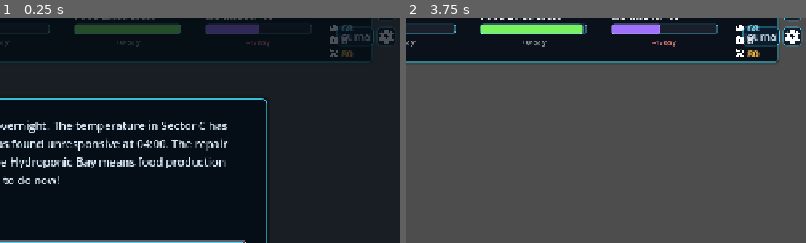
Above: before the commit, frames 1-2 (left to right).
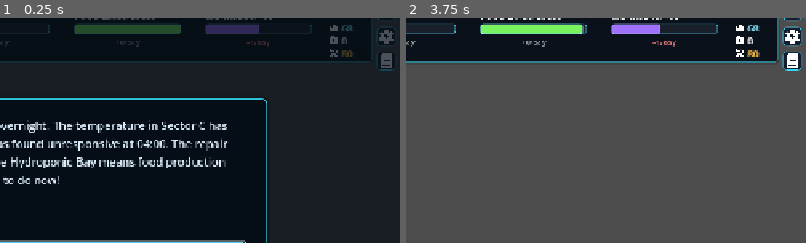
Above: after the commit, the same moments.

Repository: MLinh2407/godot-survival-city-builder-game
Game: Godot game, scene res://scenes/main/Main.tscn
The game is run twice, just before and just after one commit, with the same random seed, the same clock (stepped at 60 frames per second) and the same inputs.
Inputs (mouse positions are % of the whole screen's width and height, from its top left; square brackets give the same spot before the commit, where the layout moved):
- Up to frame 1 (0.25 s): no input
- Up to frame 2 (3.75 s): click "1x" at 0.5 s; click (98, 9) at 1.25 s; click (98, 14) [94, 9] at 2 s; click (98, 3) at 2.75 s; click "Pull workers from the Hydropo…" at 3.5 s
The pictures show only the part of the screen within x 50-100%, y 5-55%; the shares and areas given below are measured in that part.

The runs differ from the first frame. In frame 1, 0.4% of the frame differs, in the area x 84-99%, y 5-24%; in frame 2, 0.8%, in the area x 84-99%, y 3-24%.

Commit message:
add sfx for the journal

Diff:
--- a/scenes/UI/ColonyJournal.tscn
+++ b/scenes/UI/ColonyJournal.tscn
@@ -58,7 +58,7 @@
 shader_parameter/vignette = 0.36
 shader_parameter/grain = 0.045
 shader_parameter/edge_round = 1.8
-shader_parameter/corner_radius = 0.10
+shader_parameter/corner_radius = 0.1
 shader_parameter/corner_dark = 0.28
 
 [sub_resource type="StyleBoxFlat" id="3"]
@@ -221,8 +221,8 @@
 layout_mode = 0
 offset_left = 4.0
 offset_top = 12.0
-offset_right = 808.0
-offset_bottom = 554.0
+offset_right = 815.0
+offset_bottom = 548.0
 mouse_filter = 2
 color = Color(0, 0, 0, 0.3)
 
@@ -231,6 +231,10 @@
 anchors_preset = 15
 anchor_right = 1.0
 anchor_bottom = 1.0
+offset_left = -7.0
+offset_top = 9.0
+offset_right = 6.0
+offset_bottom = -7.0
 grow_horizontal = 2
 grow_vertical = 2
 theme_override_styles/panel = SubResource("1")
@@ -238,10 +242,10 @@
 [node name="FX_CoverDepth" type="ColorRect" parent="BookRoot" unique_id=149849279]
 material = SubResource("6")
 layout_mode = 0
-offset_left = 8.0
-offset_top = 8.0
-offset_right = 792.0
-offset_bottom = 532.0
+offset_left = 1.0
+offset_top = 28.0
+offset_right = 797.0
+offset_bottom = 517.0
 mouse_filter = 2
 color = Color(0, 0, 0, 0)
 
@@ -257,8 +261,9 @@
 [node name="SpineLine" type="TextureRect" parent="BookRoot" unique_id=1428088420]
 layout_mode = 0
 offset_left = 396.0
+offset_top = 11.0
 offset_right = 404.0
-offset_bottom = 538.0
+offset_bottom = 531.0
 texture = ExtResource("6")
 expand_mode = 1
 stretch_mode = 1
@@ -479,34 +484,36 @@
 
 [node name="CloseButton" type="Button" parent="BookRoot" unique_id=1658512588]
 layout_mode = 0
-offset_left = 762.0
-offset_top = 6.0
-offset_right = 790.0
-offset_bottom = 34.0
+offset_left = 778.0
+offset_top = 8.0
+offset_right = 806.0
+offset_bottom = 36.0
 theme_override_colors/font_color = Color(1, 0.701961, 0.419608, 1)
 theme_override_fonts/font = ExtResource("2")
 text = "X"
 
 [node name="PrevButton" type="Button" parent="BookRoot" unique_id=1959715162]
 layout_mode = 0
-offset_left = 10.0
-offset_top = 512.0
-offset_right = 70.0
-offset_bottom = 537.0
+offset_left = -8.0
+offset_top = 508.0
+offset_right = 42.0
+offset_bottom = 539.0
+scale = Vector2(0.8, 0.8)
 theme_override_colors/font_color = Color(1, 0.701961, 0.419608, 1)
 theme_override_fonts/font = ExtResource("2")
 disabled = true
-text = "<"
+text = "◀"
 
 [node name="NextButton" type="Button" parent="BookRoot" unique_id=1278874066]
 layout_mode = 0
-offset_left = 730.0
-offset_top = 512.0
-offset_right = 790.0
-offset_bottom = 537.0
+offset_left = 770.0
+offset_top = 509.0
+offset_right = 815.0
+offset_bottom = 540.0
+scale = Vector2(0.8, 0.8)
 theme_override_colors/font_color = Color(1, 0.701961, 0.419608, 1)
 theme_override_fonts/font = ExtResource("2")
-text = ">"
+text = "▶"
 
 [node name="EmptyLabel" type="Label" parent="BookRoot" unique_id=1034046408]
 layout_mode = 0
--- a/scenes/main/Main.tscn
+++ b/scenes/main/Main.tscn
@@ -10,6 +10,7 @@
 [ext_resource type="Texture2D" uid="uid://iejjxic1l3mr" path="res://assets/environment/floor_tile.png" id="5_floor_tile"]
 [ext_resource type="Script" uid="uid://ccfrj1sg68ekk" path="res://scripts/systems/BuildingSystem.gd" id="6_1rhdn"]
 [ext_resource type="Texture2D" uid="uid://blrgj6k5l8oud" path="res://assets/ui/hud/icons/settings_button.png" id="6_roob6"]
+[ext_resource type="Texture2D" uid="uid://cqsia5kuppua4" path="res://assets/ui/hud/icons/journal_icon.png" id="7_n12rl"]
 [ext_resource type="Texture2D" uid="uid://bu1p3ai2qv2nf" path="res://assets/ui/hud/icons/tool_white.png" id="7_tool_icon"]
 [ext_resource type="PackedScene" uid="uid://8u8xvfxote8f" path="res://scenes/buildings/GeothermalTap.tscn" id="8_tck0d"]
 [ext_resource type="Texture2D" uid="uid://dfmqpxnrf0i71" path="res://assets/ui/hud/icons/user_white.png" id="8_user_icon"]
@@ -410,16 +411,17 @@
 expand_icon = true
 script = ExtResource("2_nha0i")
 
-[node name="ButtonJournal" type="Button" parent="UILayer/HUD"]
-offset_left = 1178.0
-offset_top = 50.0
-offset_right = 1238.0
-offset_bottom = 80.0
+[node name="ButtonJournal" type="Button" parent="UILayer/HUD" unique_id=1904703090]
+offset_left = 1243.0
+offset_top = 89.0
+offset_right = 1273.0
+offset_bottom = 119.0
 theme_override_colors/font_color = Color(0.84, 0.95, 1, 1)
 theme_override_styles/normal = SubResource("StyleBoxFlat_button_normal")
 theme_override_styles/pressed = SubResource("StyleBoxFlat_button_pressed")
 theme_override_styles/hover = SubResource("StyleBoxFlat_button_hover")
-text = "Journal"
+icon = ExtResource("7_n12rl")
+expand_icon = true
 script = ExtResource("2_nha0i")
 
 [node name="PowerLabel" type="Label" parent="UILayer/HUD" unique_id=987654323]
@@ -662,7 +664,7 @@
 offset_bottom = 554.0
 theme_override_constants/separation = 12
 
-[node name="ColonyJournal" parent="UILayer" instance=ExtResource("14_colony_journal")]
+[node name="ColonyJournal" parent="UILayer" unique_id=1651560904 instance=ExtResource("14_colony_journal")]
 
 [node name="ColorGrade" type="CanvasLayer" parent="." unique_id=807741779]
 layer = 5
--- a/scripts/managers/AudioManager.gd
+++ b/scripts/managers/AudioManager.gd
@@ -19,8 +19,10 @@
 var sfx_pause: AudioStream = preload("res://assets/audio/sfx/ui/sfx_ui_button_click.mp3") # Placeholder
 var sfx_unpause: AudioStream = preload("res://assets/audio/sfx/ui/sfx_ui_button_click.mp3") # Placeholder
 var sfx_slider_move: AudioStream = preload("res://assets/audio/sfx/ui/sfx_ui_slider_move.mp3")
+var sfx_card_open: AudioStream = preload("res://assets/audio/sfx/ui/sfx_ui_card_open.wav")
 var sfx_build_repair: AudioStream = preload("res://assets/audio/sfx/build/sfx_build_finish.mp3")
 var sfx_build_place: AudioStream = preload("res://assets/audio/sfx/build/sfx_build_place.mp3")
+var sfx_journal_close: AudioStream = preload("res://assets/audio/sfx/ui/sfx_journal_close.mp3")
 
 func play_build_sfx(type: String) -> void:
 	match type:
@@ -88,6 +90,14 @@
 		"click":
 			ui_sfx_player.stream = sfx_click
 			ui_sfx_player.play()
+		"card_open":
+			if sfx_card_open:
+				ui_sfx_player.stream = sfx_card_open
+				ui_sfx_player.play()
+		"journal_close":
+			if sfx_journal_close:
+				ui_sfx_player.stream = sfx_journal_close
+				ui_sfx_player.play()
 		"pause":
 			ui_sfx_player.stream = sfx_pause
 			ui_sfx_player.play()
--- a/scripts/ui/ColonyJournal.gd
+++ b/scripts/ui/ColonyJournal.gd
@@ -143,6 +143,8 @@
 
 func close() -> void:
 	is_open = false
+	if AudioManager:
+		AudioManager.play_ui_sfx("journal_close")
 	_play_close_animation()
 	journal_closed.emit()
 
@@ -256,6 +258,8 @@
 	if _is_flipping:
 		return
 	_is_flipping = true
+	if AudioManager:
+		AudioManager.play_ui_sfx("card_open")
 
 	var anim_page: Panel = right_page if forward else left_page
 	var close_time := flip_duration * 0.5
Not shown, added: assets/audio/sfx/ui/sfx_journal_close.mp3.import
Binary file added: assets/ui/hud/icons/journal_icon.png
Not shown, added: assets/ui/hud/icons/journal_icon.png.import
Not shown: 1 places in scenes/main/Main.tscn that only renumber resources
Not shown, added: assets/audio/sfx/ui/sfx_journal_close.mp3
